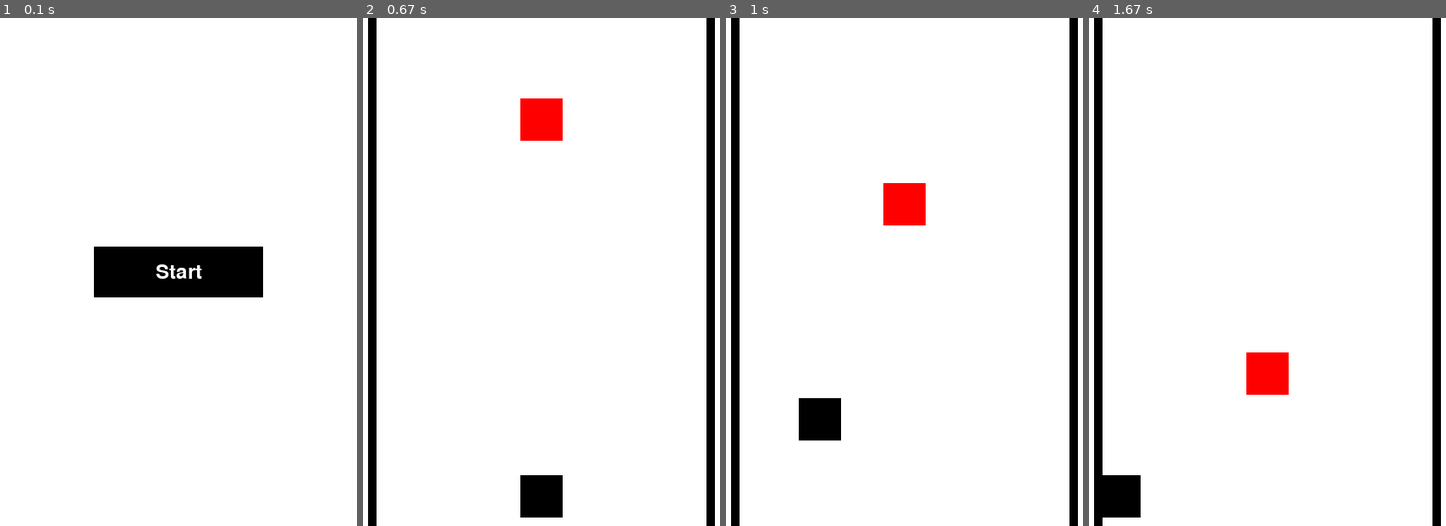
Above: before the commit, frames 1-4 (left to right).
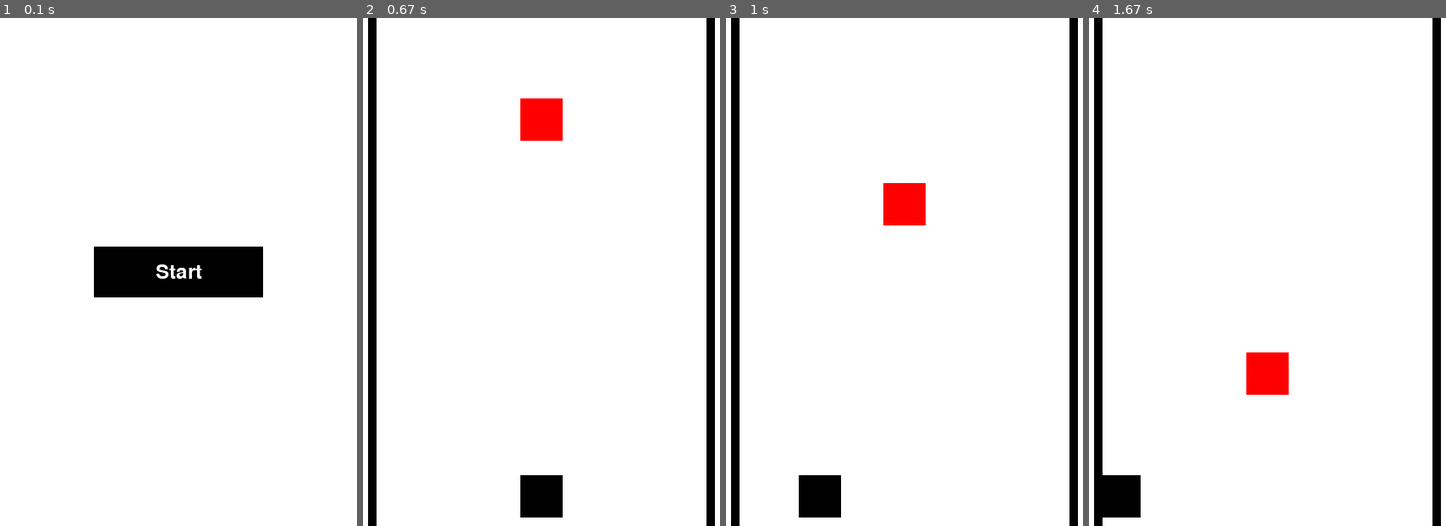
Above: after the commit, the same moments.

Repository: zwazel/pygame-experiment
Game: pygame game, started from main.py
The game is run twice, just before and just after one commit, with the same random seed, the same clock (stepped at 60 frames per second) and the same inputs.
Inputs:
- Up to frame 1 (0.1 s): no input
- Up to frame 2 (0.67 s): click "Start" at 0.38 s
- Up to frame 3 (1 s): hold Space from 0.67 s (still down); hold Left from 0.67 s (still down)
- Up to frame 4 (1.67 s): release Space at 1.2 s; release Left at 1.2 s; hold Left from 1.23 s (still down)

Frames 1-2 are identical in both runs. In frame 3, 2.0% of the frame differs, in the area x 20-33%, y 74-99%; in frame 4, nothing differs.

Commit message:
no more jumping

Diff:
--- a/main.py
+++ b/main.py
@@ -8,7 +8,7 @@
 # Set up the display
 width, height = 800, 600
 screen = pygame.display.set_mode((width, height))
-pygame.display.set_caption("Main Menu")
+pygame.display.set_caption("Pygame Experiment")
 
 # Set up fonts
 font = pygame.font.Font(None, 36)
@@ -44,10 +44,6 @@
 line1_x = width // 4
 line2_x = 3 * width // 4
 line_width = 10
-
-# Set up the jump variables
-jumping = False
-jump_count = 10
 
 # Define the start button
 button_rect = pygame.Rect(width // 2 - 100, height // 2 - 30, 200, 60)
@@ -89,21 +85,6 @@
         if keys[pygame.K_d] or keys[pygame.K_RIGHT] and black_square_x < width - black_square_size:
             black_square_x += black_square_speed
 
-        # Check for jump input
-        if not jumping:
-            if keys[pygame.K_SPACE]:
-                jumping = True
-        else:
-            if jump_count >= -10:
-                neg = 1
-                if jump_count < 0:
-                    neg = -1
-                black_square_y -= (jump_count ** 2) * 0.5 * neg
-                jump_count -= 1
-            else:
-                jumping = False
-                jump_count = 10
-
         # Ensure the player stays centered between the two lines
         if black_square_x < line1_x:
             black_square_x = line1_x
@@ -115,8 +96,6 @@
         black_rect = pygame.Rect(black_square_x, black_square_y, black_square_size, black_square_size)
 
         if red_rect.colliderect(black_rect):
-            print("Collision!")
-
             # Reset the positions of both squares
             red_square_y = 10
             black_square_x = width // 2 - black_square_size // 2
